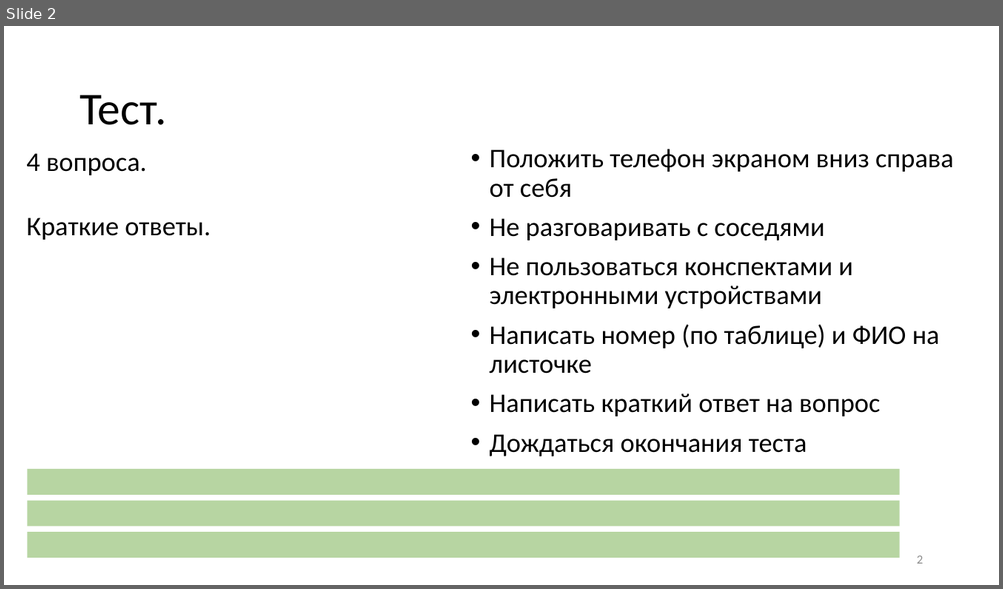
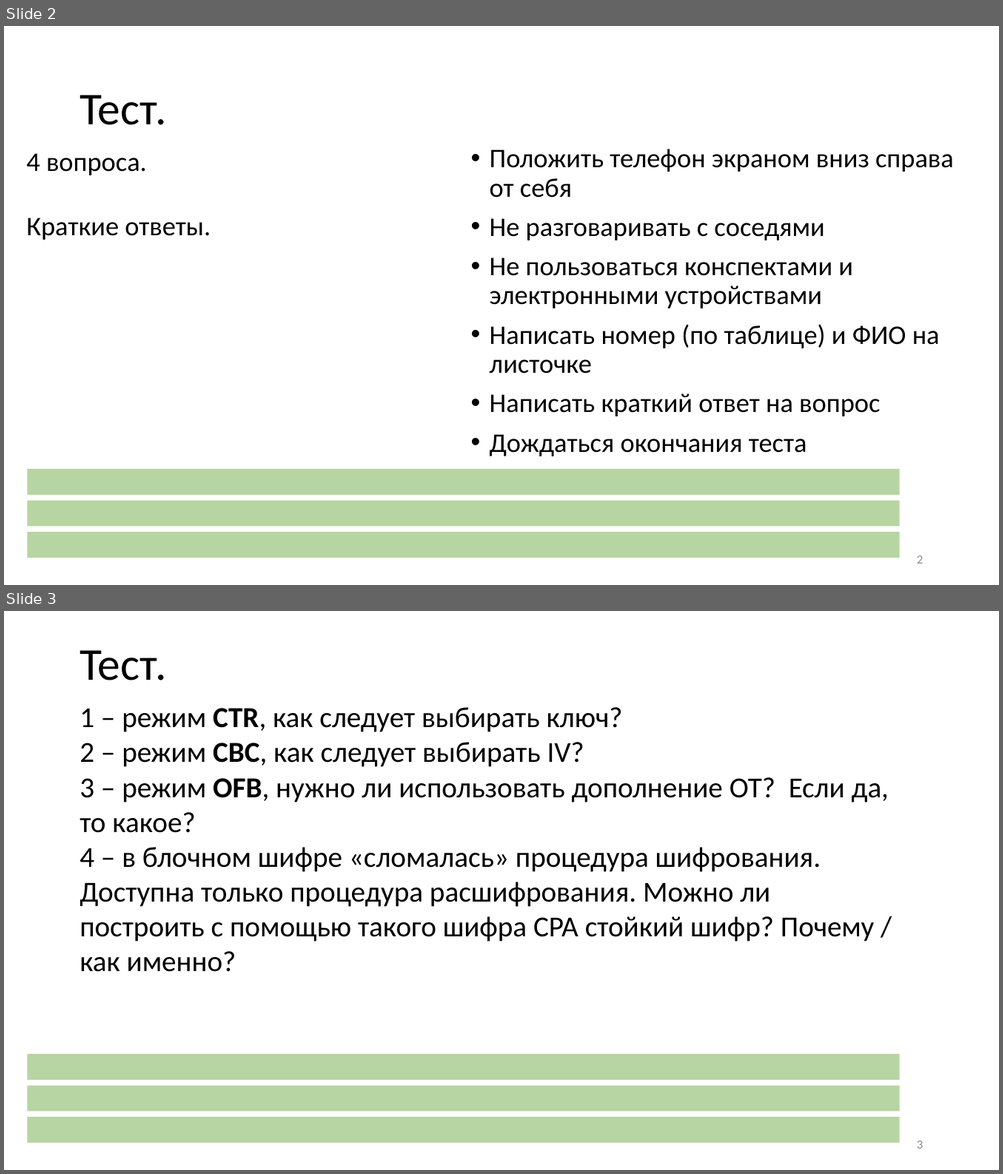
Before and after one commit to CryptoCourse/CryptoLectures, a slide deck: Lectures/Lecture8.pptx. Shown one above the other, each under a label of ours: slide 2 before the commit, slides 2 and 3 after it. The pictures are 1003x589 and 1003x1174 pixels, drawn with LibreOffice and Linux fonts; fonts in the diff are those of the drawing. Boxes give left, top, right and bottom in pixels: in the first picture for what was removed or moved away, otherwise in the second. Text is boxed around its words. In the diff, an @@ line names an element or a change of style, - is before the commit and + after.

```diff
--- a/Lectures/Lecture8.pptx
+++ b/Lectures/Lecture8.pptx
@@ slide 3 added at [4, 611, 999, 1170], background #FFFFFF @@
@@ title added at [79, 650, 167, 681], 44 pt, text #000000 @@
+Тест.
@@ text added at [79, 707, 888, 972], 28 pt, text #000000 @@
+1 – режим CTR, как следует выбирать ключ?
+2 – режим CBC, как следует выбирать IV?
+3 – режим OFB, нужно ли использовать дополнение ОТ? Если да, то какое?
+4 – в блочном шифре «сломалась» процедура шифрования. Доступна только процедура расшифрования. Можно ли построить с помощью такого шифра CPA стойкий шифр? Почему / как именно?
@@ rectangle added at [27, 1054, 899, 1080], fill #70AD47 at 50% opacity @@
@@ rectangle added at [27, 1085, 899, 1112], fill #70AD47 at 50% opacity @@
@@ rectangle added at [27, 1118, 899, 1144], fill #70AD47 at 50% opacity @@
@@ page number added at [916, 1141, 922, 1149], 12 pt, text #8C8C8C @@
+3
```
Also in this commit, not shown: 2 slides changed, 4 other files.
